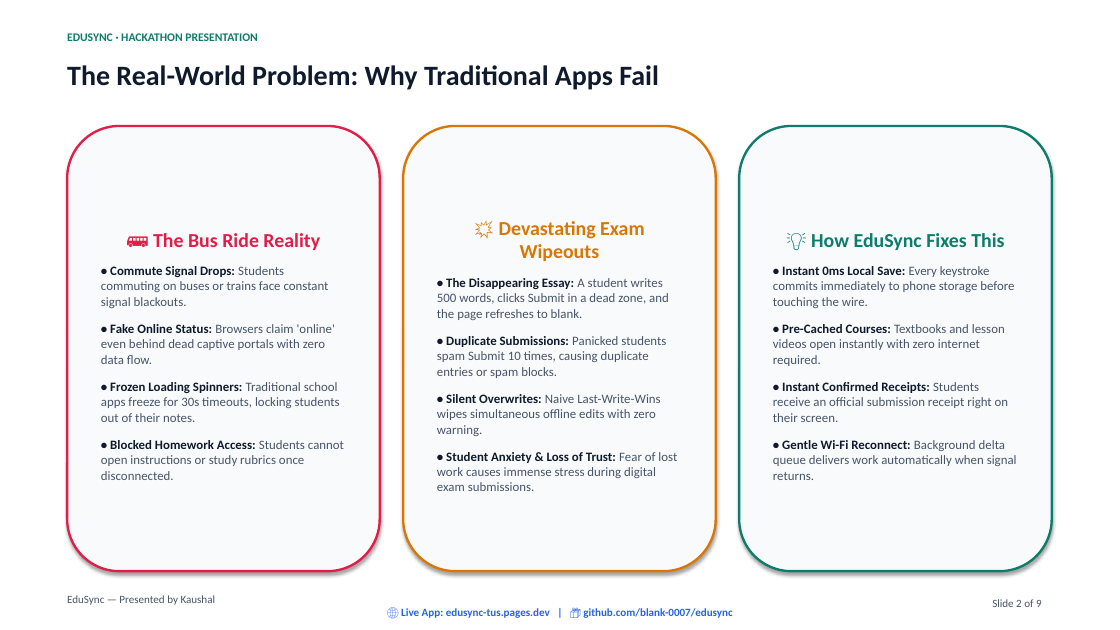
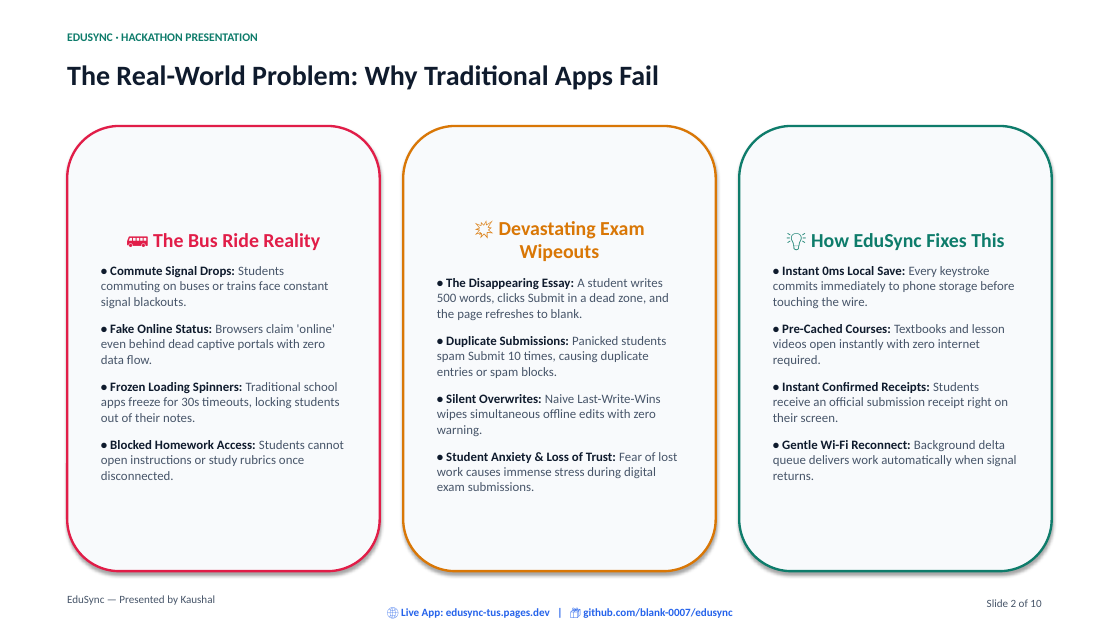
Before and after one commit to blank-0007/edusync, a slide deck: slide 2 of EduSync-Presentation.pptx. Drawn at 1120x630 pixels with LibreOffice and Linux fonts; fonts in the diff are those of the drawing. Boxes give left, top, right and bottom in pixels: in the first picture for what was removed or moved away, otherwise in the second. Text is boxed around its words. In the diff, an @@ line names an element or a change of style, - is before the commit and + after.

```diff
--- a/EduSync-Presentation.pptx
+++ b/EduSync-Presentation.pptx
@@ text at [987, 599, 1041, 607]: text changed @@
-Slide 2 of 9
+Slide 2 of 10
```
Also in this commit, not shown: 8 other slides changed, 1 slide added, 11 other files.
